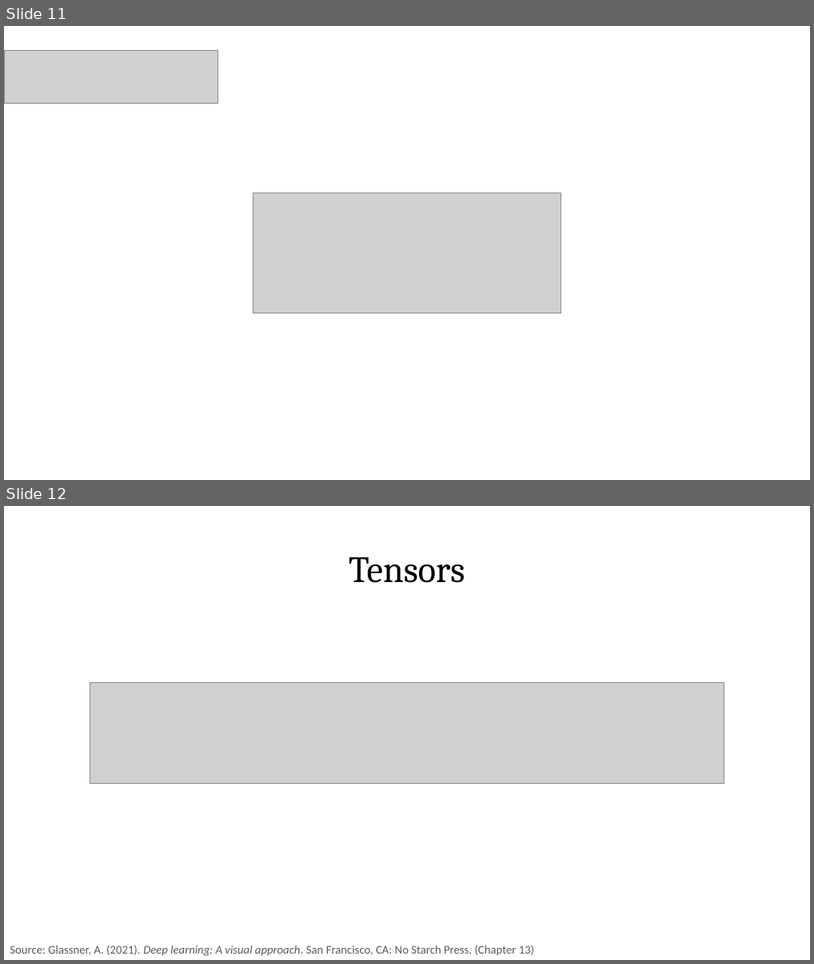
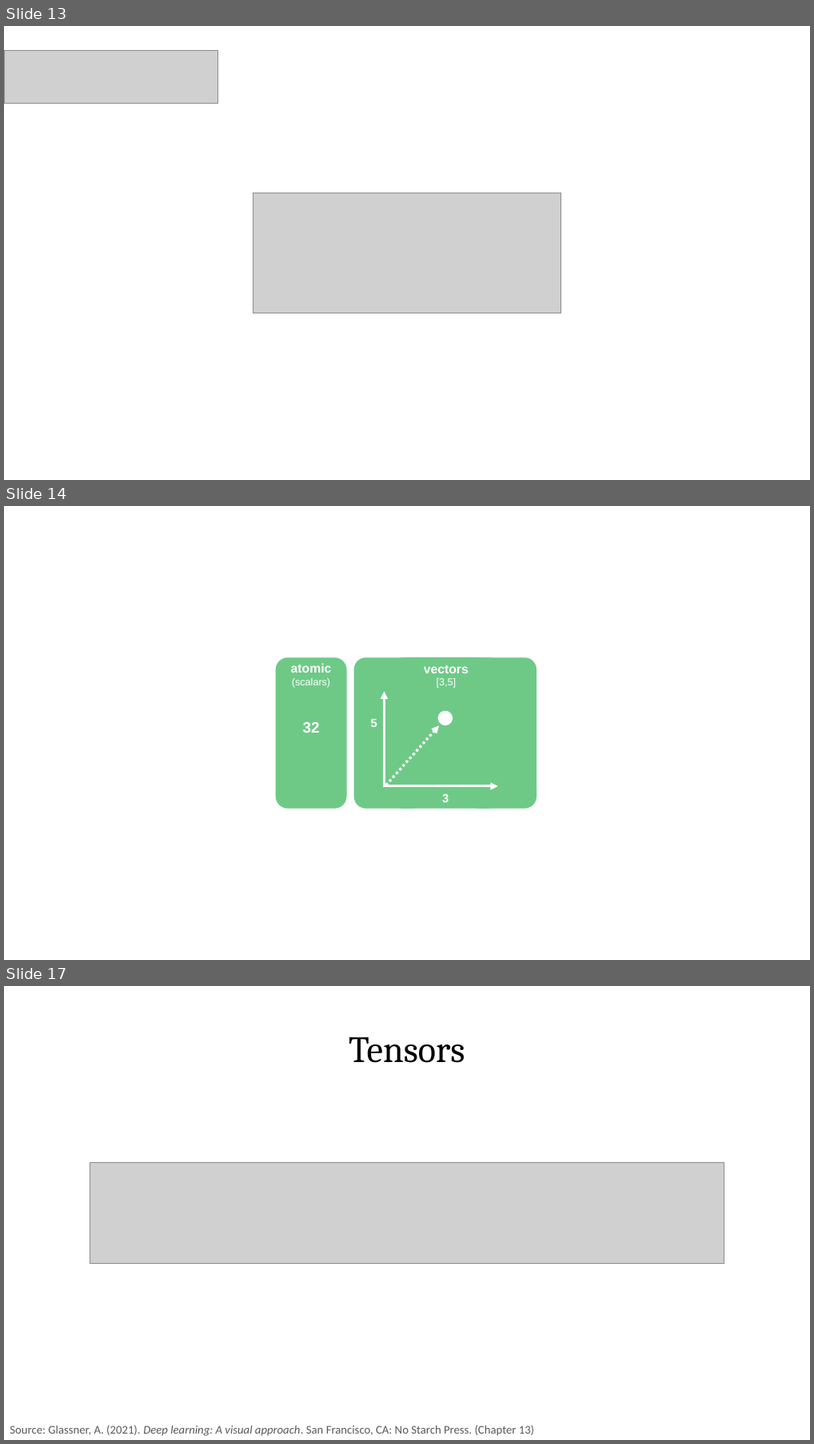
Before and after one commit to PracticumAI/cnn, a slide deck: presentations/01_cnn_intro.pptx. Shown one above the other, each under a label of ours: slides 11 and 12 before the commit, slides 13, 14 and 17 after it; the slides between them are not shown. The pictures are 814x964 and 814x1444 pixels, drawn with LibreOffice and Linux fonts; fonts in the diff are those of the drawing; grey boxes stand for pictures. Boxes give left, top, right and bottom in pixels: in the first picture for what was removed or moved away, otherwise in the second. Text is boxed around its words. In the diff, an @@ line names an element or a change of style, - is before the commit and + after.

```diff
--- a/presentations/01_cnn_intro.pptx
+++ b/presentations/01_cnn_intro.pptx
@@ slide 14 added at (4, 506, 810, 960), background #FFFFFF @@
@@ rounded rectangle added at (276, 658, 346, 808), fill #6EC987, outline #6EC987 1 pt @@
@@ text added at (291, 663, 332, 732), 12 pt, text #FFFFFF @@
+atomic
+(scalars)
+32
@@ text added at (371, 719, 378, 727), 14 pt, text #FFFFFF, bold @@
+5
@@ group added at (355, 658, 536, 808): 3 rounded rectangles, 3 arrows, 2 texts, 1 ellipse @@
+vectors
+[3,5]
+3
@@ what was slide 11 is now slide 13 @@
@@ what was slide 12 is now slide 17 @@
```
Also in this commit, not shown: 1 slide changed, 5 other slides added, 2 slides removed, 4 other files.
